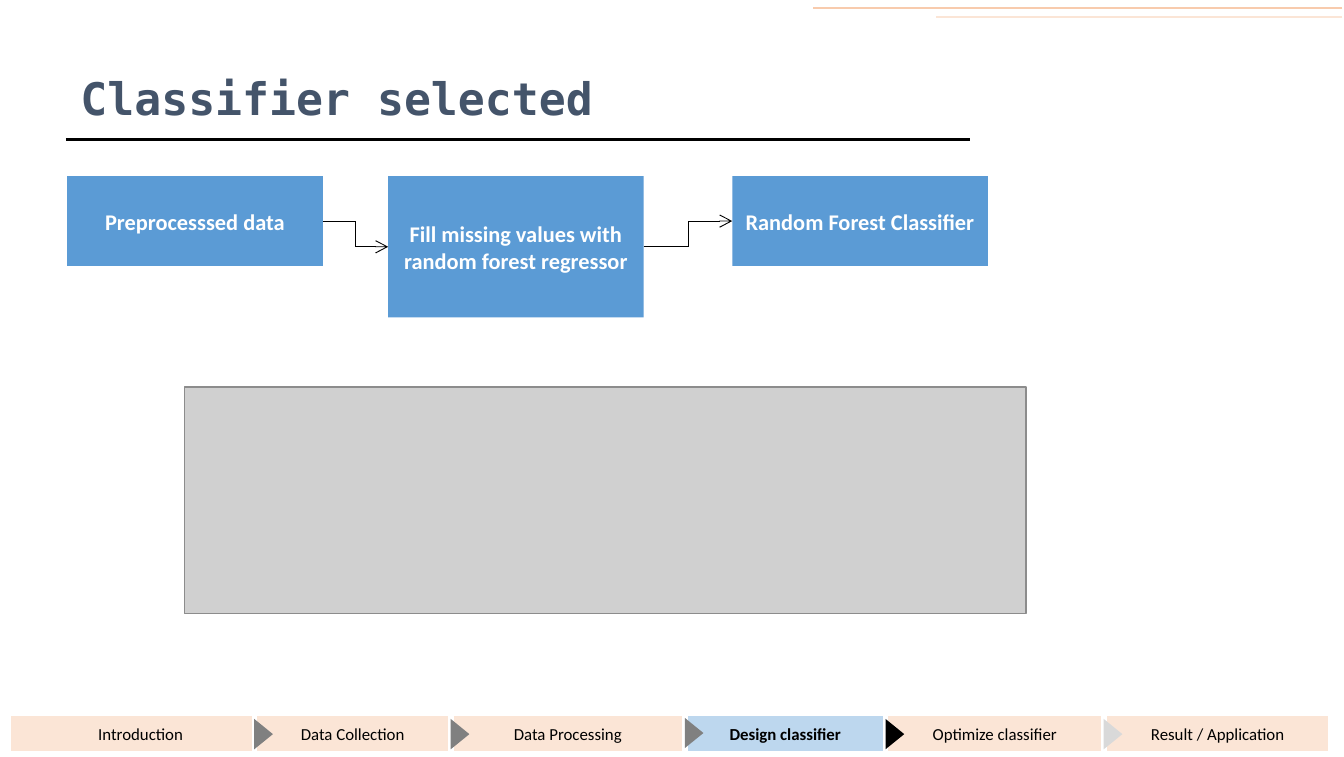
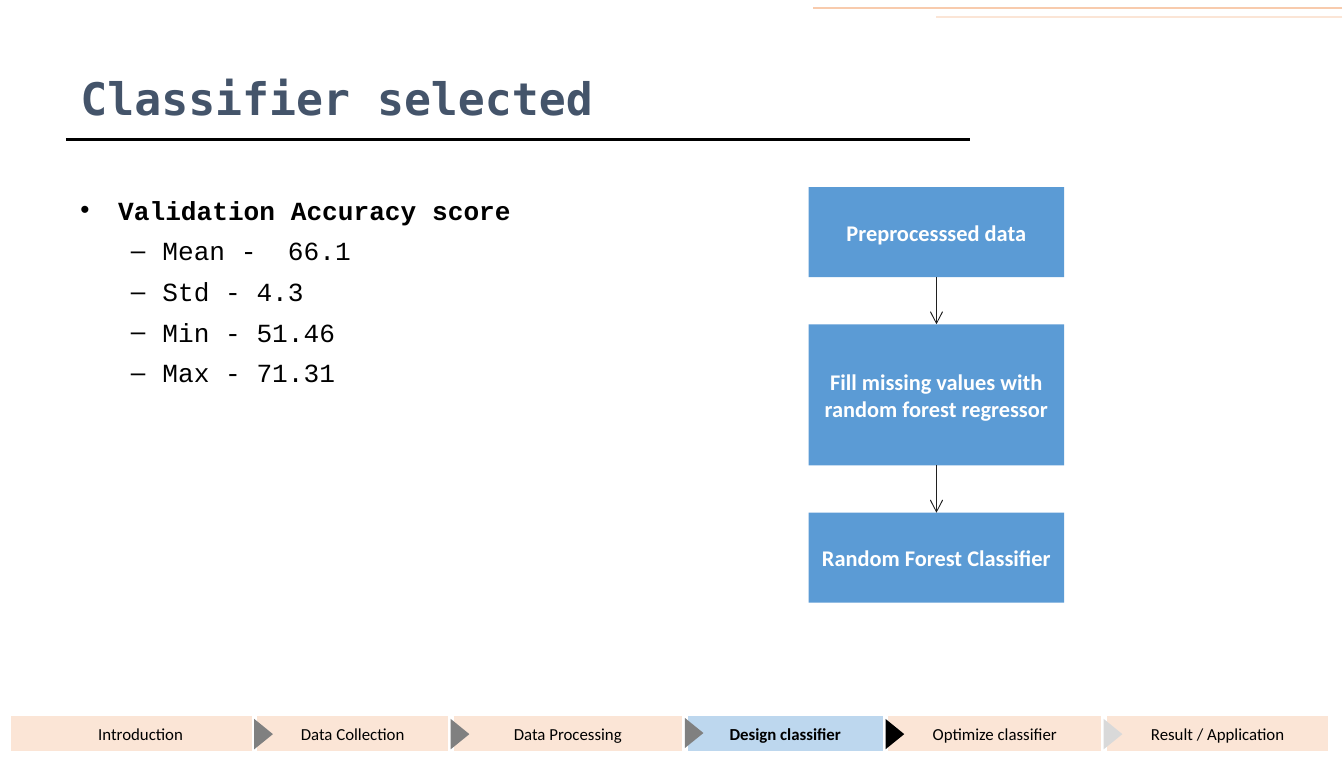
Before and after one commit to KumaranShivam5/gemini, a slide deck: slide 35 of presentation/end_sem_dec_2021/ppt_draft_backup.pptx (slide 34 before the commit). Drawn at 1344x757 pixels with LibreOffice and Linux fonts; fonts in the diff are those of the drawing; grey boxes stand for pictures. Boxes give left, top, right and bottom in pixels: in the first picture for what was removed or moved away, otherwise in the second. Text is boxed around its words. In the diff, an @@ line names an element or a change of style, - is before the commit and + after.

```diff
--- a/presentation/end_sem_dec_2021/ppt_draft_backup.pptx
+++ b/presentation/end_sem_dec_2021/ppt_draft_backup.pptx
@@ text added at [118, 201, 510, 383], 14 pt, text #000000 @@
+• Validation Accuracy score
+  – Mean - 66.1
+  – Std - 4.3
+  – Min - 51.46
+  – Max - 71.31
@@ rectangle "Preprocesssed data": place and size @@
-rectangle "Preprocesssed data" at [67, 176, 323, 266]
+rectangle "Preprocesssed data" at [809, 187, 1064, 277]
@@ elbow arrow removed from (323, 220) to (388, 247) @@
@@ elbow arrow removed from (644, 247) to (732, 220) @@
@@ arrow added from (937, 277) to (937, 324), #202020 0.5 pt @@
@@ rectangle "Fill missing values with random ...": place and size @@
-rectangle "Fill missing values with random ..." at [388, 176, 644, 317]
+rectangle "Fill missing values with random ..." at [809, 324, 1064, 465]
@@ picture removed at [184, 387, 1025, 614] @@
@@ arrow added from (937, 465) to (937, 512), #202020 0.5 pt @@
@@ rectangle "Random Forest Classifier": place and size @@
-rectangle "Random Forest Classifier" at [732, 176, 988, 266]
+rectangle "Random Forest Classifier" at [809, 512, 1064, 602]
```
Also in this commit, not shown: 53 other slides changed, 9 slides added, 1 slide removed, 15 other files.
